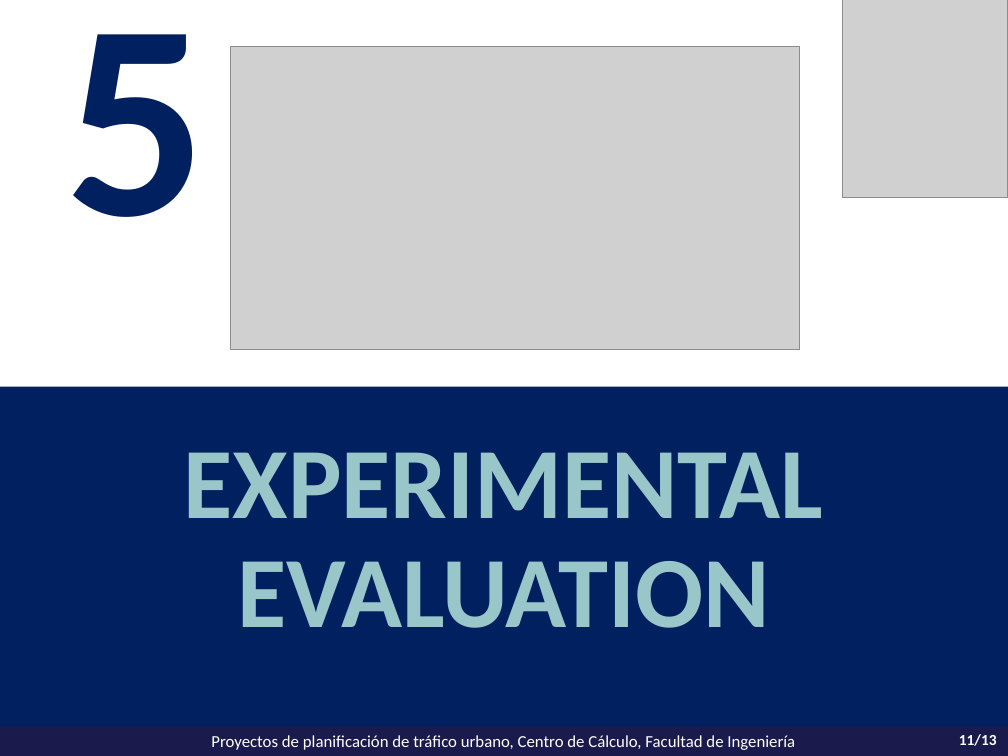
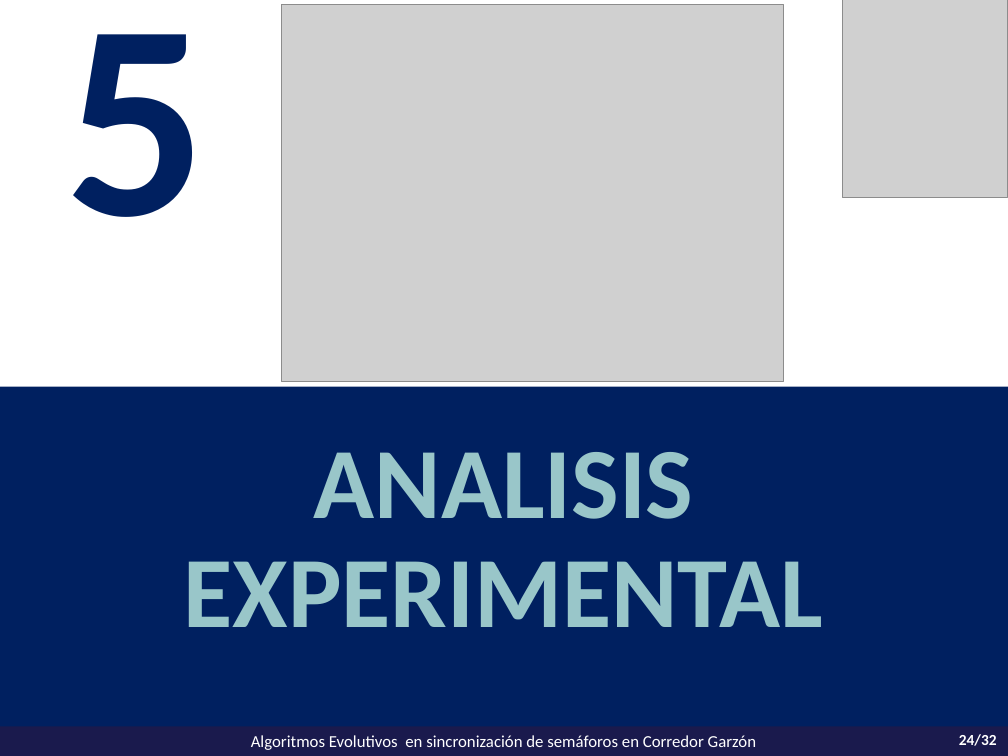
Before and after one commit to vitogit/proyecto-grado-garzon-2014, a slide deck: slide 24 of presentacion/Presentacion Garzon.pptx (slide 11 before the commit). Drawn at 1008x756 pixels with LibreOffice and Linux fonts; fonts in the diff are those of the drawing; grey boxes stand for pictures. Boxes give left, top, right and bottom in pixels: in the first picture for what was removed or moved away, otherwise in the second. Text is boxed around its words. In the diff, an @@ line names an element or a change of style, - is before the commit and + after.

```diff
--- a/presentacion/Presentacion Garzon.pptx
+++ b/presentacion/Presentacion Garzon.pptx
@@ picture: place and size @@
-picture at [231,47,799,350]
+picture at [281,4,783,381]
@@ text in rectangle at [184,452,824,627]: text changed @@
-EXPERIMENTAL EVALUATION
+ANALISIS
+EXPERIMENTAL
@@ text in rectangle at [251,735,756,750]: text changed @@
-Proyectos de planificación de tráfico urbano, Centro de Cálculo, Facultad de Ingeniería
+Algoritmos Evolutivos en sincronización de semáforos en Corredor Garzón
@@ page number at [959,734,997,746]: text changed @@
-11/13
+24/32
```
Also in this commit, not shown: 9 other slides changed, 27 slides added, 3 slides removed.
